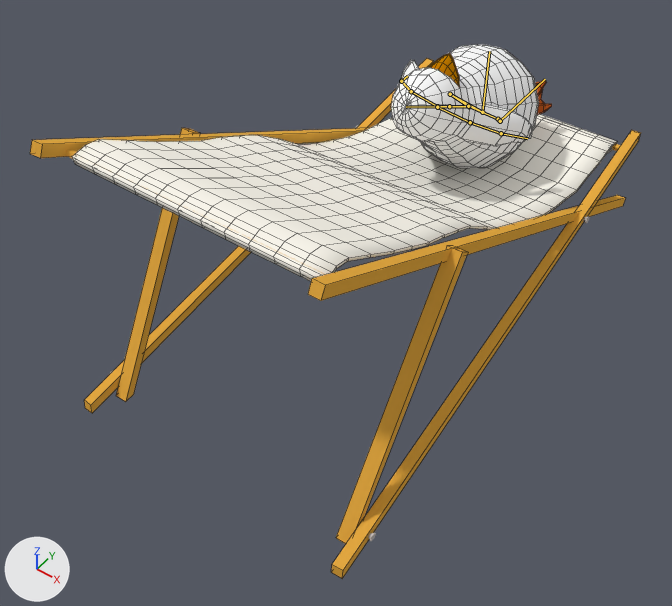
The Blender file blender/floe/objects/chair/chair.blend: old version first, new version second.
Before and after are seen from a 50 mm camera at (1.387, -1.379, 1.586) aimed at (0.469, -0.138, 0.149). Lighting does not change. The marker at lower left points along +X, +Y and +Z. The bones that bend it are drawn over the model as lines. Mesh edges are drawn as thin lines on the coarser meshes.

In view in the first picture: 'chair stick', 'chair stick.001', 'chair stick.002', 'chair stick.003', 'chair stick.004', 'chair stick.005', 'fabric ', 'pingu '.
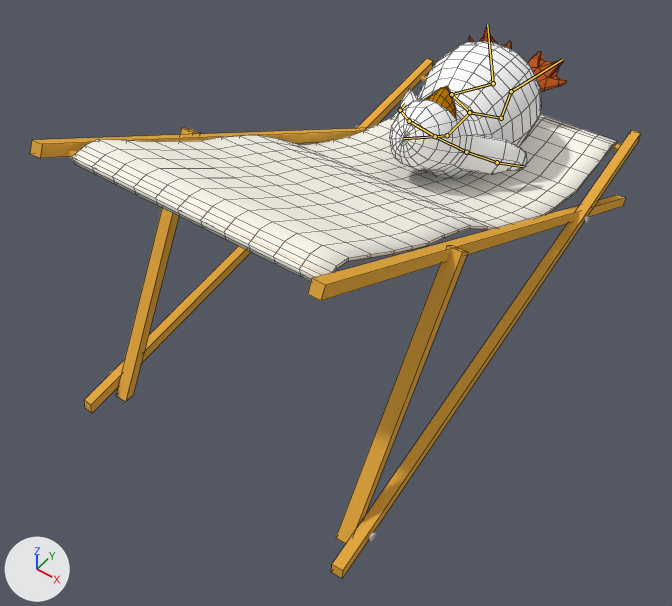
The newer file adds an action. The first version stands in its rest pose; the second is drawn at frame 12 of the action 'chair relax'.

Boxes [x1, y1, x2, y2] around the edits, measured in the pictures (672 x 606 px):
'pingu ', posed (9% wider, 21% taller)
    before: [391, 44, 552, 168]
    after: [390, 28, 566, 178]
bone 'stomach', root to tip
    before: (449, 106) to (469, 106)
    after: (447, 135) to (470, 112)
bone 'Bone.010', root to tip
    before: (482, 112) to (489, 51)
    after: (493, 83) to (487, 24)
bone 'Bone.016', root to tip
    before: (500, 121) to (545, 79)
    after: (511, 91) to (562, 59)

What the commit changed:
Object 'Armature' (bone_rig_object) moves from (0.457, 0.392, 0.439) to (0.457, 0.392, 0.358).
Bone 'stomach' (bone_stomach) turns from (0, 0, 0) to (-4, 1, 31) degrees about its own x, y and z.
Bone 'Bone.010' (bone_bone_010) turns from (0, 0, 0) to (-3, 1, 0) degrees about its own x, y and z.
Bone 'Bone.016' (bone_bone_016) turns from (0, 0, 0) to (-59, -21, 21) degrees about its own x, y and z.
